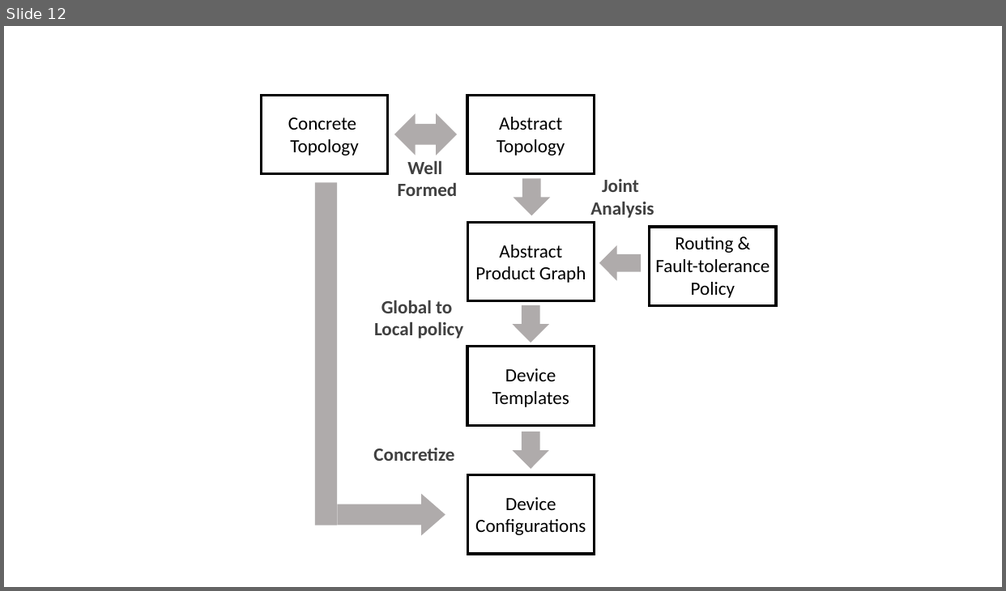
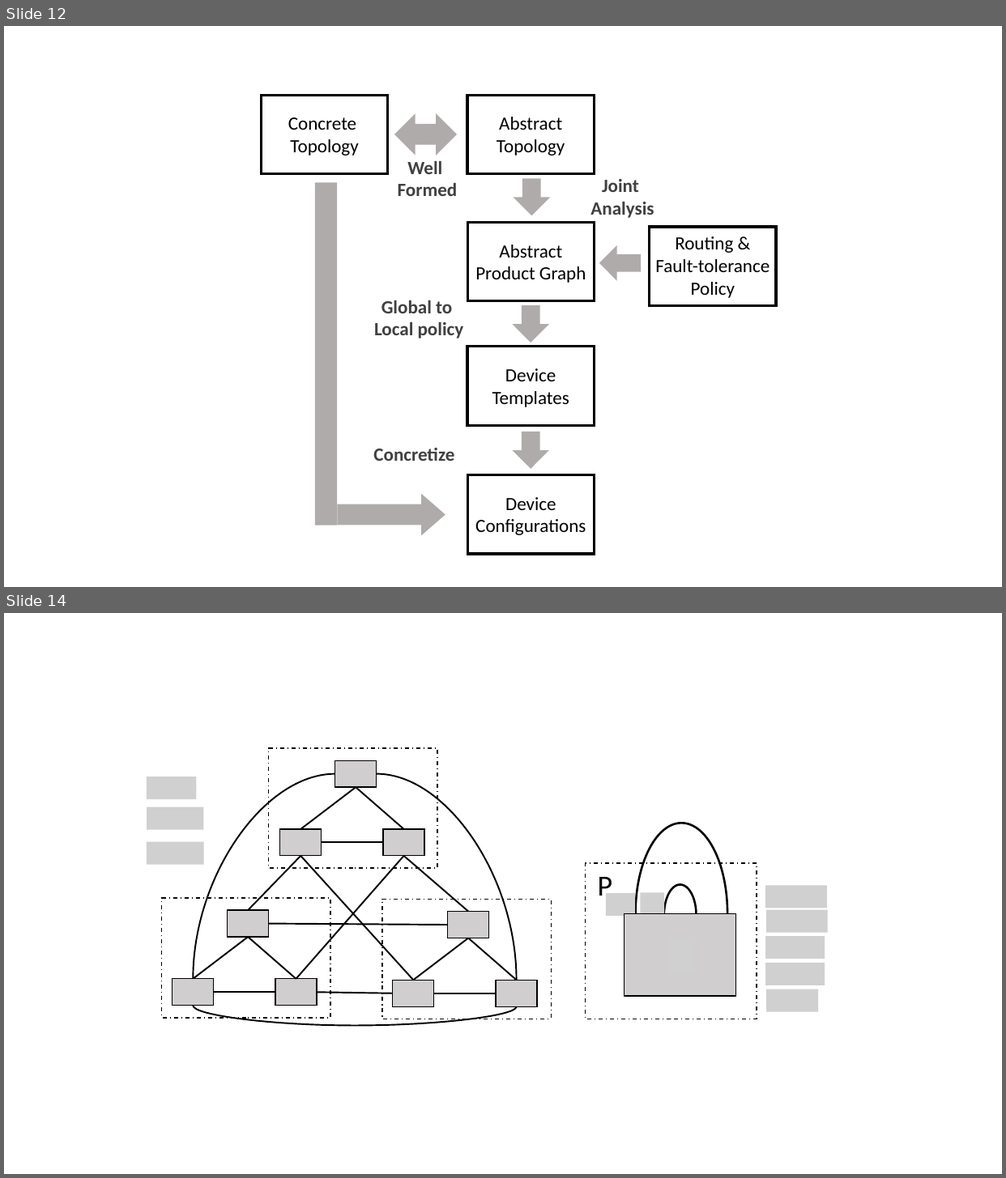
Before and after one commit to rabeckett/propane, a slide deck: paper/abstraction/figures/examples.pptx. Shown one above the other, each under a label of ours: slide 12 before the commit, slides 12 and 14 after it; the slides between them are not shown. The pictures are 1006x591 and 1006x1178 pixels, drawn with LibreOffice and Linux fonts; fonts in the diff are those of the drawing; grey boxes stand for pictures. Boxes give left, top, right and bottom in pixels: in the first picture for what was removed or moved away, otherwise in the second. Text is boxed around its words. In the diff, an @@ line names an element or a change of style, - is before the commit and + after.

```diff
--- a/paper/abstraction/figures/examples.pptx
+++ b/paper/abstraction/figures/examples.pptx
@@ slide 14 added at <box>4,613,1002,1174</box>, background #FFFFFF @@
@@ rectangle added at <box>269,748,437,868</box>, outline #000000 1 pt dashed @@
@@ picture added at <box>147,777,197,799</box> @@
@@ curved line added from (193, 979) to (335, 774), #000000 1.5 pt @@
@@ curved line added from (517, 981) to (377, 774), #000000 1.5 pt @@
@@ picture added at <box>147,807,204,829</box> @@
@@ arc (boxed as its full ellipse) added at <box>636,824,728,1004</box>, outline #000000 2 pt @@
@@ picture added at <box>147,842,204,865</box> @@
@@ group added at <box>280,760,424,856</box>: 3 rectangles, 3 lines @@
@@ line added from (300, 856) to (248, 910), #000000 1.5 pt @@
@@ line added from (404, 856) to (296, 979), #000000 1.5 pt @@
@@ line added from (300, 856) to (414, 981), #000000 1.5 pt @@
@@ line added from (404, 856) to (468, 912), #000000 1.5 pt @@
@@ rectangle added at <box>586,864,757,1020</box>, outline #000000 1 pt dashed @@
@@ text added at <box>598,877,613,903</box>, 28 pt, text #000000 @@
+P
@@ rectangle added at <box>162,898,330,1018</box>, outline #000000 1 pt dashed @@
@@ rectangle added at <box>382,899,551,1019</box>, outline #000000 1 pt dashed @@
@@ picture added at <box>606,893,635,915</box> @@
@@ picture added at <box>641,893,664,915</box> @@
@@ arc (boxed as its full ellipse) added at <box>664,884,697,945</box>, outline #000000 2 pt @@
@@ line added from (269, 924) to (448, 925), #000000 1.5 pt @@
@@ rectangle added at <box>624,914,736,996</box>, fill #D0CECE, outline #000000 1 pt @@
@@ picture added at <box>669,938,695,973</box> @@
@@ group added at <box>172,910,317,1006</box>: 3 rectangles, 3 lines @@
@@ line added from (317, 993) to (393, 994), #000000 1.5 pt @@
@@ group added at <box>393,912,537,1007</box>: 3 rectangles, 3 lines @@
@@ group added at <box>765,885,828,1012</box>: 5 pictures @@
@@ curved line added from (193, 1006) to (517, 1007), #000000 1.5 pt @@
```
Also in this commit, not shown: 2 other slides added, 1 other file.
